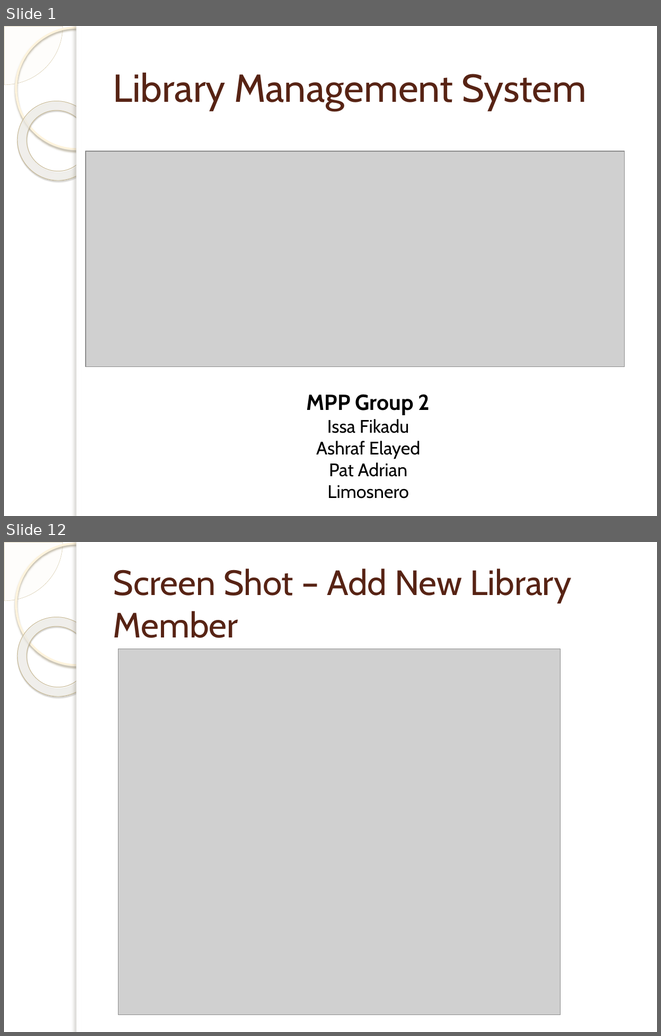
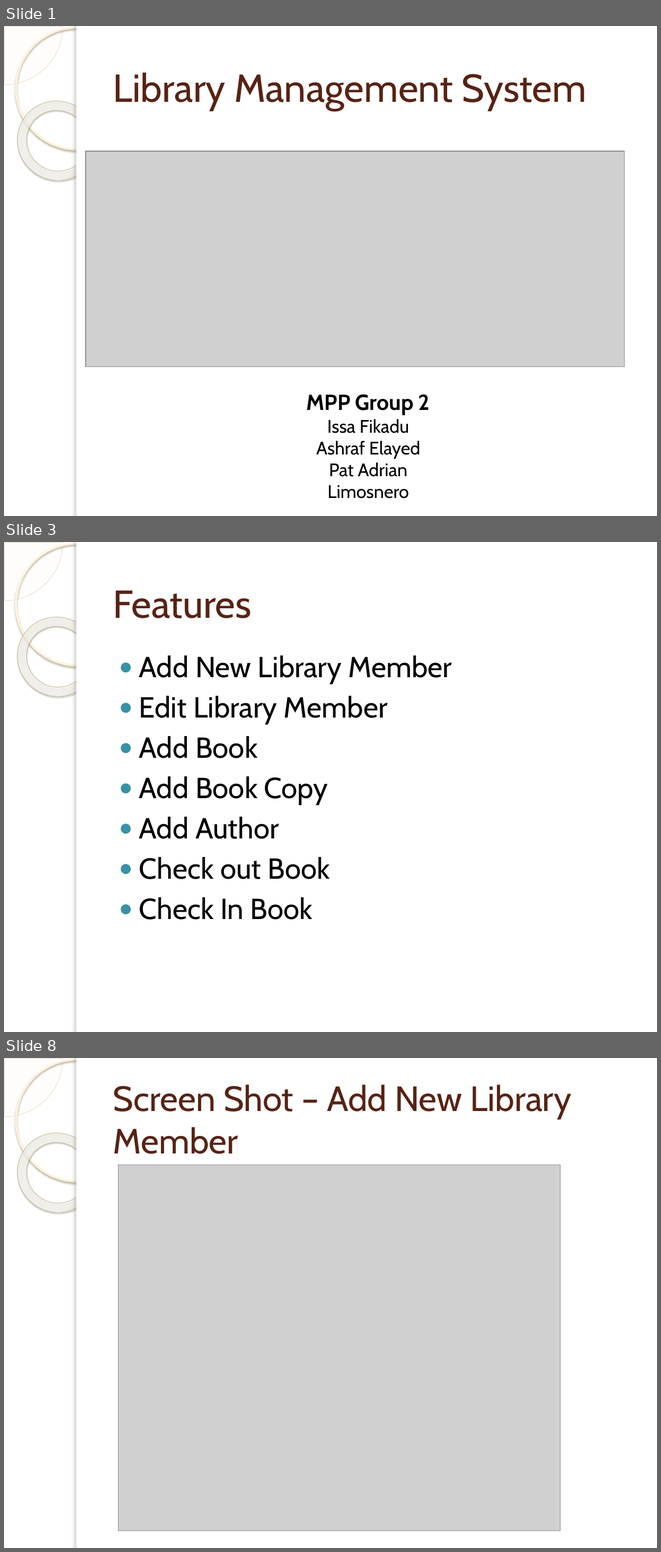
Before and after one commit to memiwo/library-management, a slide deck: docs/Library Management System.pptx. Shown one above the other, each under a label of ours: slides 1 and 12 before the commit, slides 1, 3 and 8 after it; the slides between them are not shown. The pictures are 661x1036 and 661x1552 pixels, drawn with LibreOffice and Linux fonts; fonts in the diff are those of the drawing; grey boxes stand for pictures; background and template pictures are left out. Boxes give left, top, right and bottom in pixels: in the first picture for what was removed or moved away, otherwise in the second. Text is boxed around its words. In the diff, an @@ line names an element or a change of style, - is before the commit and + after.

```diff
--- a/docs/Library Management System.pptx
+++ b/docs/Library Management System.pptx
@@ slide 3 added at (x1=4, y1=542, x2=657, y2=1032), background picture (left out); not listed: 5 template elements that a slide beside it also shows @@
@@ title added at (x1=113, y1=590, x2=252, y2=618), 43 pt, text #572314 @@
+Features
@@ text added at (x1=139, y1=655, x2=452, y2=919), 32 pt, text #000000 @@
+● Add New Library Member
+● Edit Library Member
+● Add Book
+● Add Book Copy
+● Add Author
+● Check out Book
+● Check In Book
@@ what was slide 12 is now slide 8 @@
```
Also in this commit, not shown: 10 slides changed, 1 other slide added, 6 other files.
